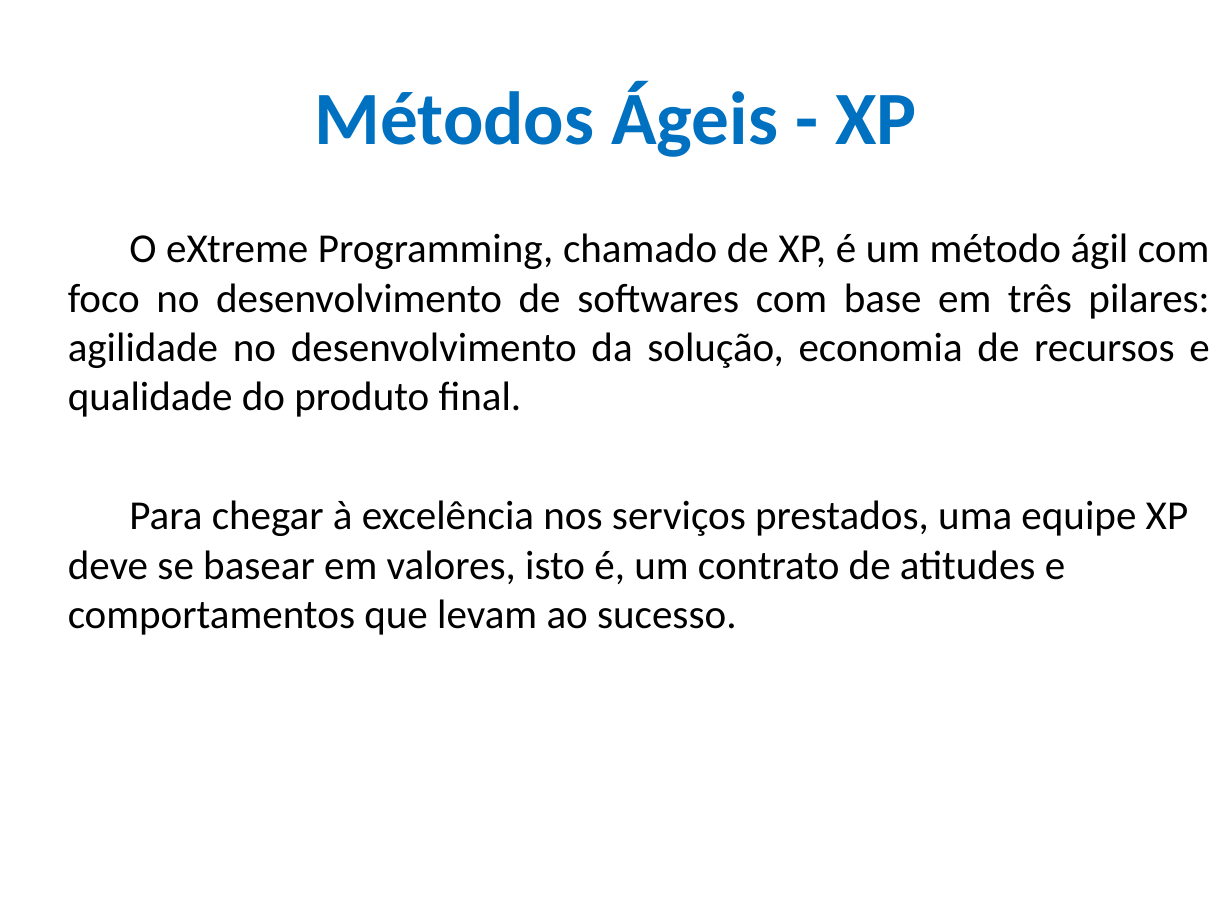
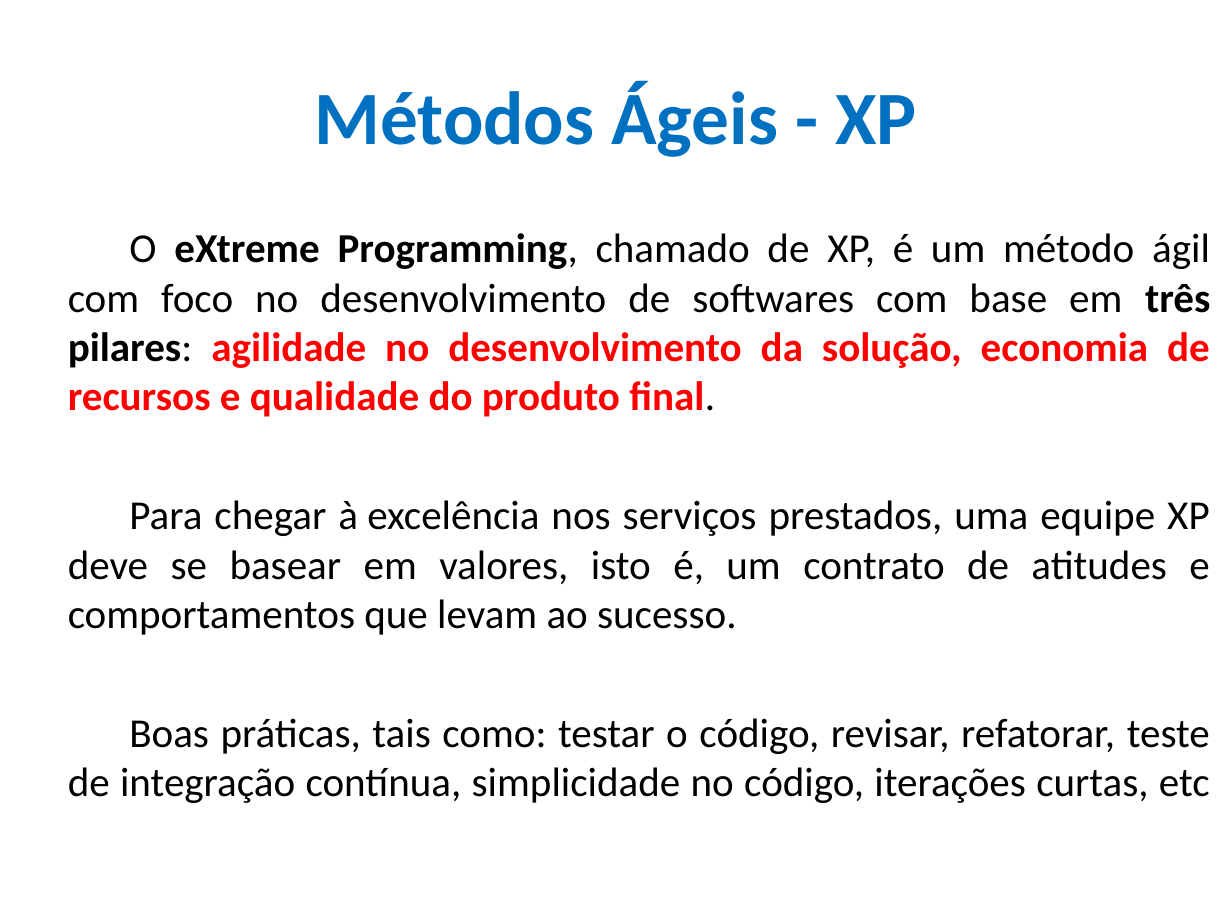
Before and after one commit to CloudEducationBrazil/WydenEngenhariaDeSoftware, a slide deck: slide 23 of 01 Classes/Aulas 01 e 02 Conceitos Eng. Soft e Métodos Ágeis.pptx. Drawn at 1232x924 pixels with LibreOffice and Linux fonts; fonts in the diff are those of the drawing; background and template pictures are left out. Boxes give left, top, right and bottom in pixels: in the first picture for what was removed or moved away, otherwise in the second. Text is boxed around its words. In the diff, an @@ line names an element or a change of style, - is before the commit and + after.

Commit message:
Ajuste ppt aulas eng software

```diff
--- a/01 Classes/Aulas 01 e 02 Conceitos Eng. Soft e Métodos Ágeis.pptx
+++ b/01 Classes/Aulas 01 e 02 Conceitos Eng. Soft e Métodos Ágeis.pptx
@@ text at [68, 233, 1210, 635]: text colour #000000 to #FF0000 in "agilidade no desenvolvimento da solução, economia de ..."; bold on in "eXtreme Programming, três pilares: agilidade no desenvolvime ..."; alignment left to justified @@
@@ text at [68, 718, 1210, 803]: paragraph added @@
+Boas práticas, tais como: testar o código, revisar, refatorar, teste de integração contínua, simplicidade no código, iterações curtas, etc
```
Also in this commit, not shown: 9 other slides changed, 1 other file.
